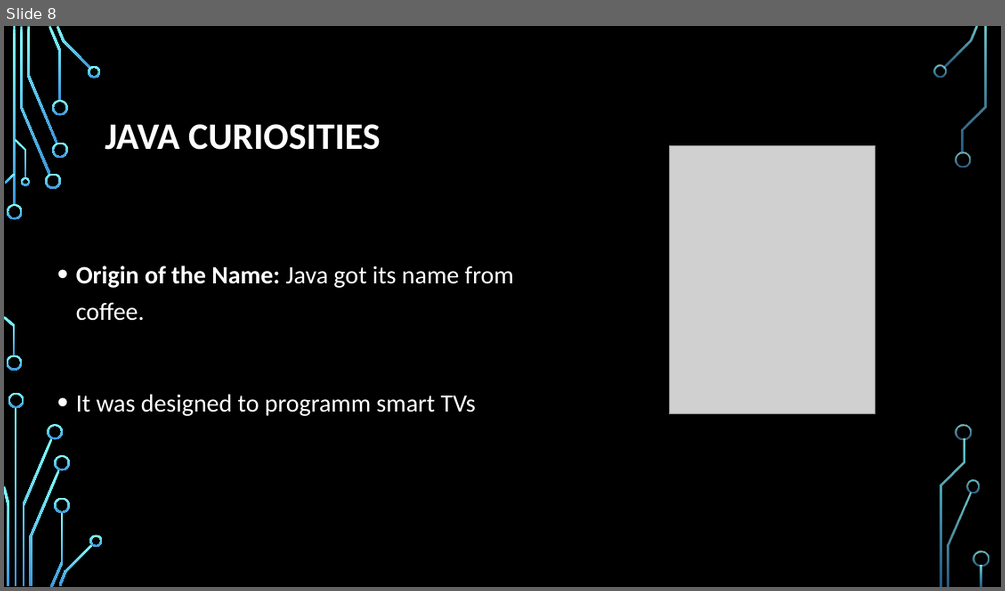
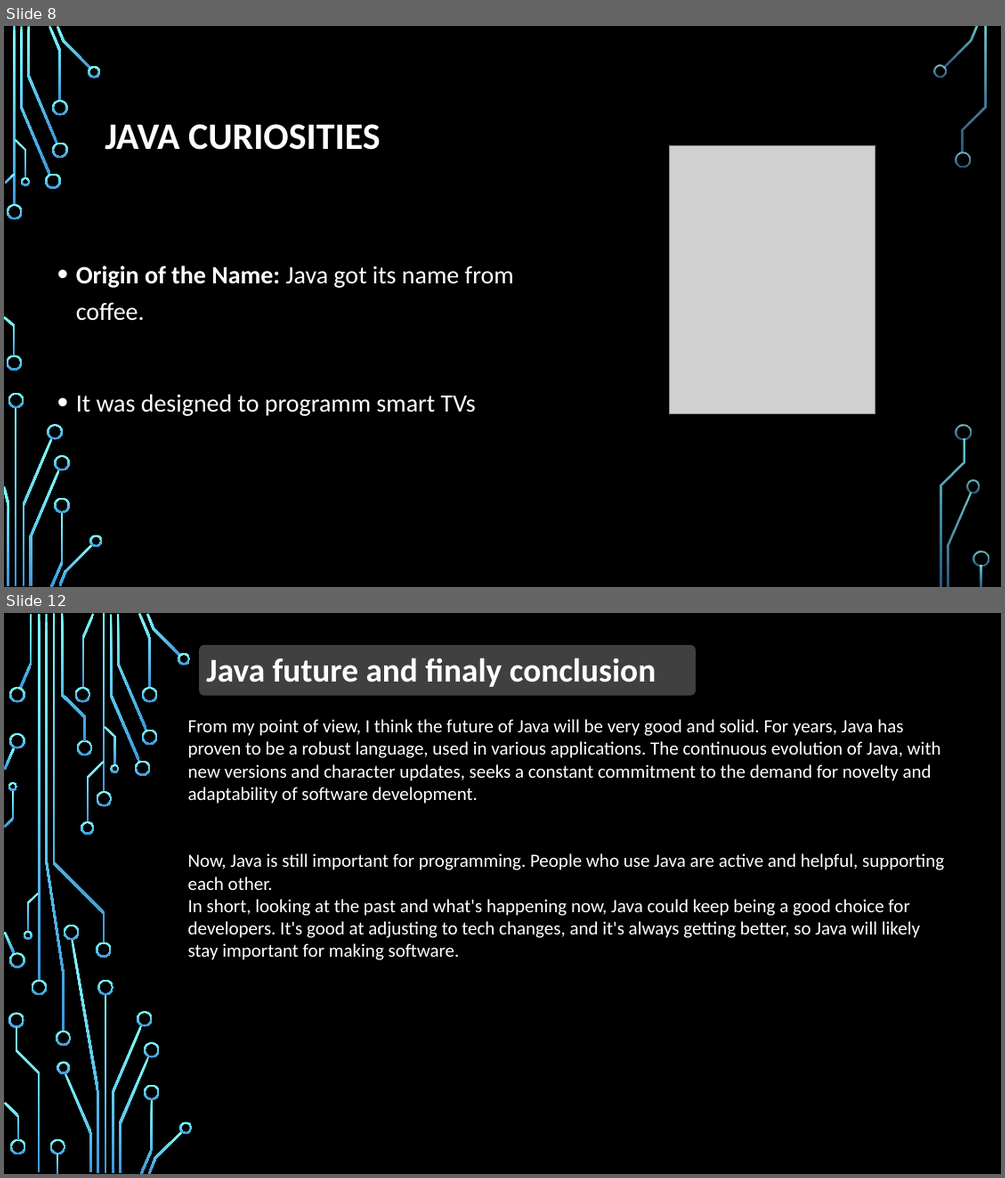
Before and after one commit to Xukialb/AE-4.-Programming-Languages, a slide deck: Java_English - Alberto.pptx. Shown one above the other, each under a label of ours: slide 8 before the commit, slides 8 and 12 after it; the slides between them are not shown. The pictures are 1005x591 and 1005x1178 pixels, drawn with LibreOffice and Linux fonts; fonts in the diff are those of the drawing; grey boxes stand for pictures; background and template pictures are left out. Boxes give left, top, right and bottom in pixels: in the first picture for what was removed or moved away, otherwise in the second. Text is boxed around its words. In the diff, an @@ line names an element or a change of style, - is before the commit and + after.

```diff
--- a/Java_English - Alberto.pptx
+++ b/Java_English - Alberto.pptx
@@ slide 12 added at <box>4,613,1001,1174</box>, background picture (left out) @@
@@ rounded rectangle added at <box>199,645,696,696</box>, fill #404040 @@
@@ text added at <box>206,658,655,687</box>, 32 pt, text #FFFFFF, bold @@
+Java future and finaly conclusion
@@ text added at <box>188,719,944,960</box>, 18 pt, text #FFFFFF @@
+From my point of view, I think the future of Java will be very good and solid. For years, Java has proven to be a robust language, used in various applications. The continuous evolution of Java, with new versions and character updates, seeks a constant commitment to the demand for novelty and adaptability of software development.
+Now, Java is still important for programming. People who use Java are active and helpful, supporting each other.
+In short, looking at the past and what's happening now, Java could keep being a good choice for developers. It's good at adjusting to tech changes, and it's always getting better, so Java will likely stay important for making software.
@@ group added at <box>4,613,193,1174</box>: 50 freeform shapes, 4 rectangles @@
```
Also in this commit, not shown: 3 other slides added.
